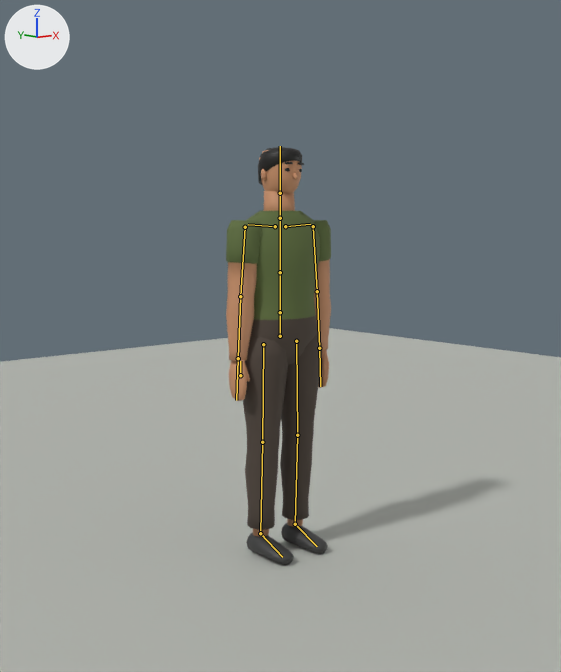
Two versions of the Blender file assets/blender/characters/pedestrian_heavy.blend, one commit apart.
Before and after are seen from the file's camera 'preview_camera'. The lights are fixed; the arrows at upper left show +X, +Y and +Z. The older version comes first. The bones that bend it are drawn over the model as lines.

Objects in the first picture: 'body', 'hair', 'head', 'preview_ground'.
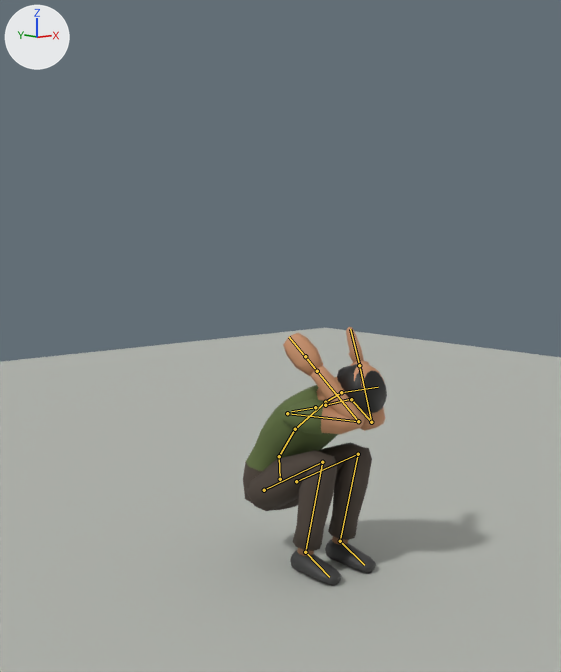
The newer file adds an action. The first version stands in its rest pose; the second is drawn at frame -3 of the action 'cower'.

Edits to the scene script, one JSON object a line:
```json
{"block": "bone_hips", "where": "bone_hips = bpy.data.objects['pedestrian_heavy'].pose.bones['Hips']"}
{"op": "set", "path": "bone_hips.location", "old": "(0.0, 0.0, 0.0)", "new": "(0.0, -0.631, 0.0)"}
{"op": "set", "path": "bone_hips.rotation_quaternion", "old": "(1.0, 0.0, 0.0, 0.0)", "new": "(0.999, -0.035, 0.0, 0.0)", "note": "degrees (0, 0, 0) -> degrees (-4, 0, 0)"}
{"block": "bone_spine", "where": "bone_spine = bpy.data.objects['pedestrian_heavy'].pose.bones['Spine']  # child of 'Hips'"}
{"op": "set", "path": "bone_spine.rotation_quaternion", "old": "(1.0, 0.0, 0.0, 0.0)", "new": "(0.94, 0.342, 0.012, -0.004)", "note": "degrees (0, 0, 0) -> degrees (40, 2, 0)"}
{"block": "bone_chest", "where": "bone_chest = bpy.data.objects['pedestrian_heavy'].pose.bones['Chest']  # child of 'Spine'"}
{"op": "set", "path": "bone_chest.rotation_quaternion", "old": "(1.0, 0.0, 0.0, 0.0)", "new": "(0.991, 0.131, 0.013, -0.002)", "note": "degrees (0, 0, 0) -> degrees (15, 2, 0)"}
{"block": "bone_neck", "where": "bone_neck = bpy.data.objects['pedestrian_heavy'].pose.bones['Neck']  # child of 'Chest'"}
{"op": "set", "path": "bone_neck.rotation_quaternion", "old": "(1.0, 0.0, 0.0, 0.0)", "new": "(0.996, 0.087, 0.0, 0.0)", "note": "degrees (0, 0, 0) -> degrees (10, 0, 0)"}
{"block": "bone_head", "where": "bone_head = bpy.data.objects['pedestrian_heavy'].pose.bones['Head']  # child of 'Neck'"}
{"op": "set", "path": "bone_head.rotation_quaternion", "old": "(1.0, 0.0, 0.0, 0.0)", "new": "(0.991, 0.131, 0.017, -0.002)", "note": "degrees (0, 0, 0) -> degrees (15, 2, 0)"}
{"block": "bone_leftupperarm", "where": "bone_leftupperarm = bpy.data.objects['pedestrian_heavy'].pose.bones['LeftUpperArm']  # child of 'LeftShoulder'"}
{"op": "set", "path": "bone_leftupperarm.rotation_quaternion", "old": "(1.0, 0.0, 0.0, 0.0)", "new": "(0.349, -0.898, 0.259, -0.078)", "note": "degrees (0, 0, 0) -> degrees (-138, 2, -31)"}
{"block": "bone_leftlowerarm", "where": "bone_leftlowerarm = bpy.data.objects['pedestrian_heavy'].pose.bones['LeftLowerArm']  # child of 'LeftUpperArm'"}
{"op": "set", "path": "bone_leftlowerarm.rotation_quaternion", "old": "(1.0, 0.0, 0.0, 0.0)", "new": "(0.383, -0.92, -0.061, -0.061)", "note": "degrees (0, 0, 0) -> degrees (-135, -9, 4)"}
{"block": "bone_rightupperarm", "where": "bone_rightupperarm = bpy.data.objects['pedestrian_heavy'].pose.bones['RightUpperArm']  # child of 'RightShoulder'"}
{"op": "set", "path": "bone_rightupperarm.rotation_quaternion", "old": "(1.0, 0.0, 0.0, 0.0)", "new": "(0.327, -0.906, -0.264, 0.057)", "note": "degrees (0, 0, 0) -> degrees (-141, -4, 31)"}
{"block": "bone_rightlowerarm", "where": "bone_rightlowerarm = bpy.data.objects['pedestrian_heavy'].pose.bones['RightLowerArm']  # child of 'RightUpperArm'"}
{"op": "set", "path": "bone_rightlowerarm.rotation_quaternion", "old": "(1.0, 0.0, 0.0, 0.0)", "new": "(0.383, -0.92, 0.061, 0.061)", "note": "degrees (0, 0, 0) -> degrees (-135, 9, -4)"}
{"block": "bone_leftupperleg", "where": "bone_leftupperleg = bpy.data.objects['pedestrian_heavy'].pose.bones['LeftUpperLeg']  # child of 'Hips'"}
{"op": "set", "path": "bone_leftupperleg.rotation_quaternion", "old": "(1.0, 0.0, 0.0, 0.0)", "new": "(0.545, -0.839, -0.01, -0.01)", "note": "degrees (0, 0, 0) -> degrees (-114, -2, 0)"}
{"block": "bone_leftlowerleg", "where": "bone_leftlowerleg = bpy.data.objects['pedestrian_heavy'].pose.bones['LeftLowerLeg']  # child of 'LeftUpperLeg'"}
{"op": "set", "path": "bone_leftlowerleg.rotation_quaternion", "old": "(1.0, 0.0, 0.0, 0.0)", "new": "(0.423, 0.906, 0.0, 0.0)", "note": "degrees (0, 0, 0) -> degrees (130, 0, 0)"}
{"block": "bone_leftfoot", "where": "bone_leftfoot = bpy.data.objects['pedestrian_heavy'].pose.bones['LeftFoot']  # child of 'LeftLowerLeg'"}
{"op": "set", "path": "bone_leftfoot.rotation_quaternion", "old": "(1.0, 0.0, 0.0, 0.0)", "new": "(0.995, -0.105, 0.0, 0.0)", "note": "degrees (0, 0, 0) -> degrees (-12, 0, 0)"}
{"block": "bone_rightupperleg", "where": "bone_rightupperleg = bpy.data.objects['pedestrian_heavy'].pose.bones['RightUpperLeg']  # child of 'Hips'"}
{"op": "set", "path": "bone_rightupperleg.rotation_quaternion", "old": "(1.0, 0.0, 0.0, 0.0)", "new": "(0.545, -0.839, 0.01, 0.01)", "note": "degrees (0, 0, 0) -> degrees (-114, 2, 0)"}
{"block": "bone_rightlowerleg", "where": "bone_rightlowerleg = bpy.data.objects['pedestrian_heavy'].pose.bones['RightLowerLeg']  # child of 'RightUpperLeg'"}
{"op": "set", "path": "bone_rightlowerleg.rotation_quaternion", "old": "(1.0, 0.0, 0.0, 0.0)", "new": "(0.423, 0.906, 0.0, 0.0)", "note": "degrees (0, 0, 0) -> degrees (130, 0, 0)"}
{"block": "bone_rightfoot", "where": "bone_rightfoot = bpy.data.objects['pedestrian_heavy'].pose.bones['RightFoot']  # child of 'RightLowerLeg'"}
{"op": "set", "path": "bone_rightfoot.rotation_quaternion", "old": "(1.0, 0.0, 0.0, 0.0)", "new": "(0.995, -0.105, 0.0, 0.0)", "note": "degrees (0, 0, 0) -> degrees (-12, 0, 0)"}
```

Where the change shows, as pixel boxes [x1, y1, x2, y2] in the pictures (561 x 672 px):
```json
{"object": "body", "change": "posed", "before": [226, 191, 331, 565], "after": [243, 327, 385, 586], "on screen": "35% wider, 31% shorter"}
{"object": "hair", "change": "posed", "before": [258, 147, 302, 185], "after": [337, 364, 387, 413], "on screen": "13% wider, 28% taller"}
{"object": "head", "change": "posed", "before": [259, 150, 304, 194], "after": [337, 364, 385, 415], "on screen": "mostly hidden afterwards"}
{"bone": "Hips", "before": "(280, 336) to (280, 312)", "after": "(280, 479) to (279, 456)"}
{"bone": "Spine", "before": "(280, 312) to (280, 272)", "after": "(279, 456) to (295, 429)"}
{"bone": "Chest", "before": "(280, 272) to (280, 218)", "after": "(295, 429) to (325, 402)"}
{"bone": "Neck", "before": "(280, 218) to (280, 193)", "after": "(325, 402) to (341, 392)"}
{"bone": "Head", "before": "(280, 193) to (280, 146)", "after": "(341, 392) to (378, 387)"}
{"bone": "LeftUpperArm", "before": "(313, 226) to (317, 291)", "after": "(351, 399) to (371, 422)"}
{"bone": "LeftLowerArm", "before": "(317, 291) to (319, 348)", "after": "(371, 422) to (359, 365)"}
{"bone": "RightUpperArm", "before": "(245, 227) to (240, 296)", "after": "(287, 413) to (358, 421)"}
{"bone": "RightLowerArm", "before": "(240, 296) to (238, 358)", "after": "(358, 421) to (317, 371)"}
{"bone": "LeftUpperLeg", "before": "(296, 341) to (297, 435)", "after": "(296, 481) to (358, 454)"}
{"bone": "LeftLowerLeg", "before": "(297, 435) to (295, 524)", "after": "(358, 454) to (340, 541)"}
{"bone": "LeftFoot", "before": "(295, 524) to (317, 546)", "after": "(340, 541) to (364, 565)"}
{"bone": "RightUpperLeg", "before": "(263, 344) to (262, 442)", "after": "(264, 490) to (322, 462)"}
{"bone": "RightLowerLeg", "before": "(262, 442) to (260, 533)", "after": "(322, 462) to (305, 552)"}
{"bone": "RightFoot", "before": "(260, 533) to (282, 557)", "after": "(305, 552) to (329, 577)"}
```
